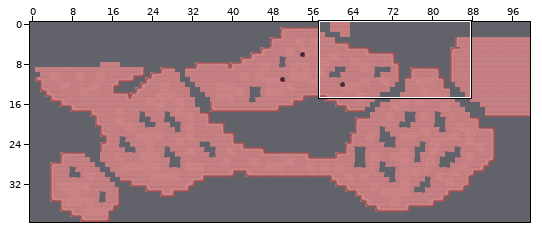
Tiled map, stored at map.tmx. The picture above shows the old version from afar; the outline marks the close-up.
Close-up. Before:
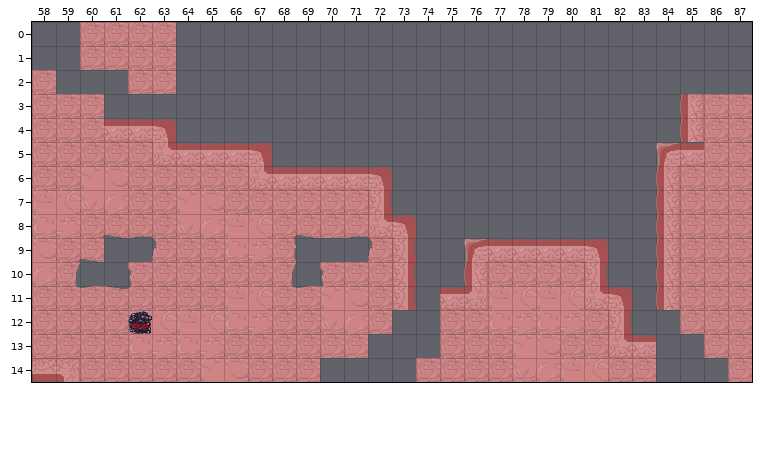
Cells are 32x32 px. Shown: x 58..87, y 0..14. The commit also changed other parts of the map, which this record leaves out.
Once edited:
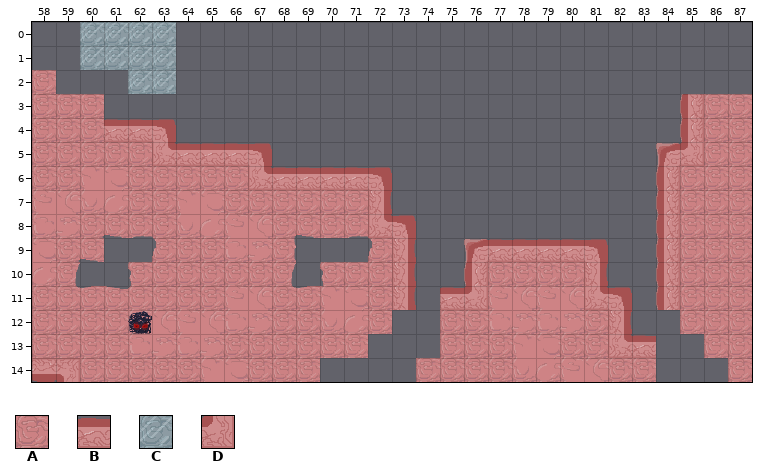
Key: from "tileset": A 0, B 5, C 10, D 74.
_ is an empty cell.
What changed:
Layer "Calque de Tuiles 1":
Tile A becomes tile C in rows 0 to 1 at x 60 to 63; in row 2 at x 62 to 63.
Tile B becomes tile D in row 5 at x 85.
Boxes around the changes in both close-ups, in picture pixels (x1, y1, x2, y2):
changed: (80, 22, 176, 94)
changed: (680, 142, 704, 165)
